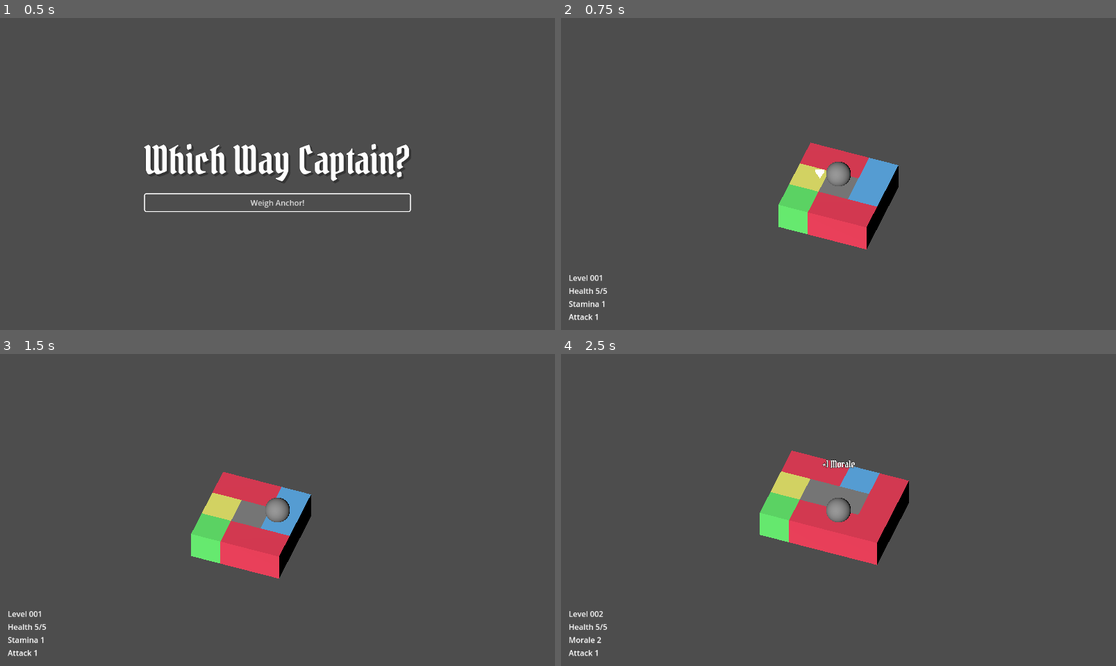
Above: before the commit, frames 1-4 (two rows, left to right).
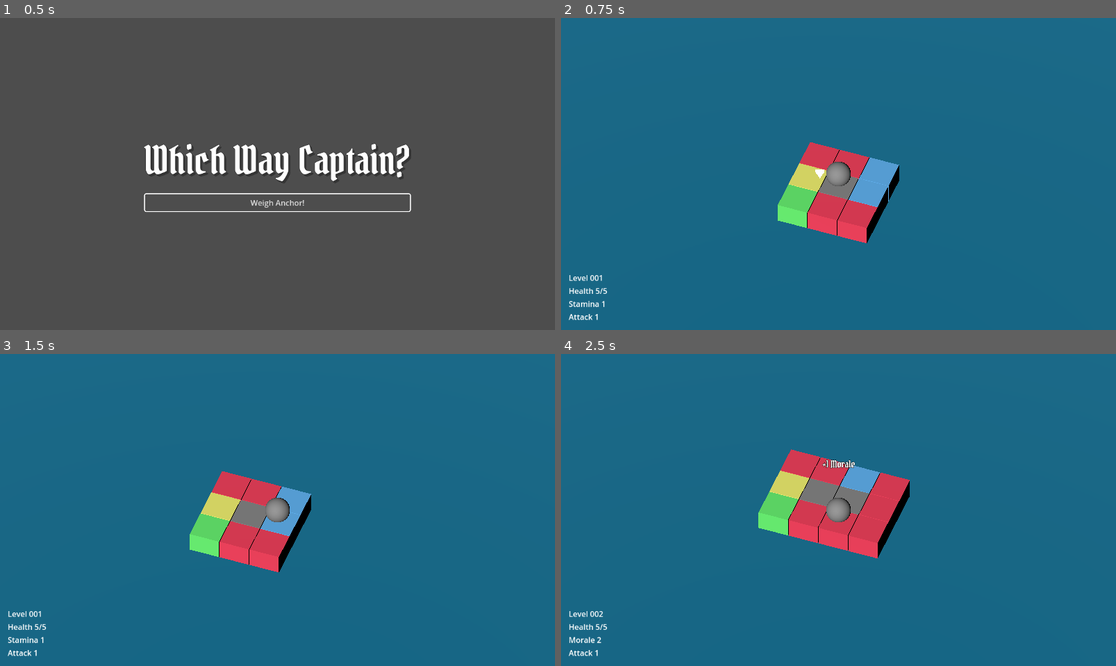
Above: after the commit, the same moments.

Repository: tVeratti/mini-byte-jam
Game: Godot game, scene res://main/main.tscn
The game is run twice, just before and just after one commit, with the same random seed, the same clock (stepped at 60 frames per second) and the same inputs.
Inputs:
- Up to frame 1 (0.5 s): no input
- Up to frame 2 (0.75 s): click "Weigh Anchor!" at 0.5 s
- Up to frame 3 (1.5 s): tap Enter at 1.25 s; hold Right (move_right) from 1.28 s (still down); tap Space (accept) at 1.35 s
- Up to frame 4 (2.5 s): release Right (move_right) at 2.03 s; hold S (move_backward) from 2.03 s (still down); tap Space (accept) at 2.1 s

Frame 1 is identical in both runs. In frame 2, 95% of the frame differs, in the area x 0-100%, y 0-100%; in frame 3, 95%; in frame 4, 94%.

Commit message:
update intent marker visibility

Diff:
--- a/assets/header_font_settings.tres
+++ b/assets/header_font_settings.tres
@@ -5,7 +5,7 @@
 [resource]
 font = ExtResource("1_38kwp")
 font_size = 64
-outline_size = 2
+outline_size = 8
 outline_color = Color(0, 0, 0, 1)
 shadow_color = Color(0, 0, 0, 0.313726)
 shadow_offset = Vector2(4, 4)
--- a/battle/battle.tscn
+++ b/battle/battle.tscn
@@ -11,7 +11,7 @@
 [sub_resource type="LabelSettings" id="LabelSettings_6hnvb"]
 font = ExtResource("3_qubjc")
 font_size = 112
-outline_size = 2
+outline_size = 8
 outline_color = Color(0, 0, 0, 1)
 shadow_color = Color(0, 0, 0, 0.313726)
 shadow_offset = Vector2(4, 4)
--- a/grid/grid.tscn
+++ b/grid/grid.tscn
@@ -14,7 +14,7 @@
 
 [node name="Grid" type="GridMap" groups=["tile_grid"]]
 mesh_library = ExtResource("1_isuoj")
-cell_size = Vector3(1, 1, 1)
+cell_size = Vector3(1.02, 1, 1.02)
 data = {
 "cells": PackedInt32Array(0, 1, 4, 1, 1, 6, 2, 1, 7)
 }
--- a/grid/tile/goal/goal.tscn
+++ /dev/null
@@ -1,16 +0,0 @@
-[gd_scene load_steps=3 format=3 uid="uid://cpqec6di3sngv"]
-
-[sub_resource type="BoxMesh" id="BoxMesh_51sjl"]
-
-[sub_resource type="PrismMesh" id="PrismMesh_51sjl"]
-
-[node name="Goal" type="MeshInstance3D"]
-mesh = SubResource("BoxMesh_51sjl")
-
-[node name="MeshInstance3D" type="MeshInstance3D" parent="."]
-transform = Transform3D(1, 0, 0, 0, 1, 0, 0, 0, 1, 0, 2.10061, 0)
-mesh = SubResource("PrismMesh_51sjl")
-
-[node name="MeshInstance3D2" type="MeshInstance3D" parent="."]
-transform = Transform3D(-1, 8.74228e-08, 0, -8.74228e-08, -1, 0, 0, 0, 1, 0, 1.10061, 0)
-mesh = SubResource("PrismMesh_51sjl")
--- a/map/goal_window/goal_window.gd
+++ b/map/goal_window/goal_window.gd
@@ -1,4 +1,9 @@
 extends MarginContainer
+
+
+func _ready():
+	var player:Player = get_tree().get_first_node_in_group("player")
+	player.process_mode = Node.PROCESS_MODE_DISABLED
 
 
 func _on_button_pressed() -> void:
--- a/map/map.tscn
+++ b/map/map.tscn
@@ -1,10 +1,16 @@
-[gd_scene load_steps=6 format=3 uid="uid://uxxs8yvjpn8m"]
+[gd_scene load_steps=8 format=3 uid="uid://uxxs8yvjpn8m"]
 
 [ext_resource type="Script" uid="uid://rhagi80rwqva" path="res://map/map.gd" id="1_p5pve"]
 [ext_resource type="PackedScene" uid="uid://bcvlm28nt0iwi" path="res://battle/battle.tscn" id="2_kffv2"]
 [ext_resource type="PackedScene" uid="uid://b0dwk7j8uulrj" path="res://map/player_stats_hud/player_stats_hud.tscn" id="2_lgq1i"]
 [ext_resource type="PackedScene" uid="uid://dhgn5s74308uh" path="res://map/goal_window/goal_window.tscn" id="3_7lyie"]
 [ext_resource type="PackedScene" uid="uid://blho1i521pjl4" path="res://grid/grid.tscn" id="3_iw27f"]
+
+[sub_resource type="QuadMesh" id="QuadMesh_kffv2"]
+size = Vector2(100, 100)
+
+[sub_resource type="StandardMaterial3D" id="StandardMaterial3D_kffv2"]
+albedo_color = Color(0, 0.482353, 0.631373, 1)
 
 [node name="Map" type="Node3D"]
 script = ExtResource("1_p5pve")
@@ -37,5 +43,10 @@
 [node name="Grid" parent="." instance=ExtResource("3_iw27f")]
 unique_name_in_owner = true
 
+[node name="Ocean" type="MeshInstance3D" parent="."]
+transform = Transform3D(1, 0, 0, 0, -4.37114e-08, 1, 0, -1, -4.37114e-08, 0, 0.3, 0)
+mesh = SubResource("QuadMesh_kffv2")
+surface_material_override/0 = SubResource("StandardMaterial3D_kffv2")
+
 [node name="DirectionalLight3D" type="DirectionalLight3D" parent="."]
 transform = Transform3D(1, 0, 0, 0, -0.781074, 0.624439, 0, -0.624439, -0.781074, 0, 18.698, 0)
--- a/player/direction_intent_marker.gd
+++ b/player/direction_intent_marker.gd
@@ -24,3 +24,6 @@
 	if grid.tiles.has(next_tile_coord):
 		next_tile_type = grid.tiles[next_tile_coord]
 		global_position = grid.map_to_local(next_tile_coord) + POSITION_OFFSET
+
+		var tile_type:Tile.Types = grid.tiles[next_tile_coord]
+		visible = tile_type != Tile.Types.IMPASSABLE
--- a/player/player_state_machine/player_states/move_intent.gd
+++ b/player/player_state_machine/player_states/move_intent.gd
@@ -18,7 +18,6 @@
 func enter(_previous_state_path: String, data := {}) -> void:
 	direction_intent = data.initial_direction
 	player.direction_intent_changed.emit(direction_intent)
-	player.player_direction_intent.show()
 
 	player.input_component.direction_changed.connect(_on_direction_changed)
 	player.input_component.accept_released.connect(_on_accepted)
